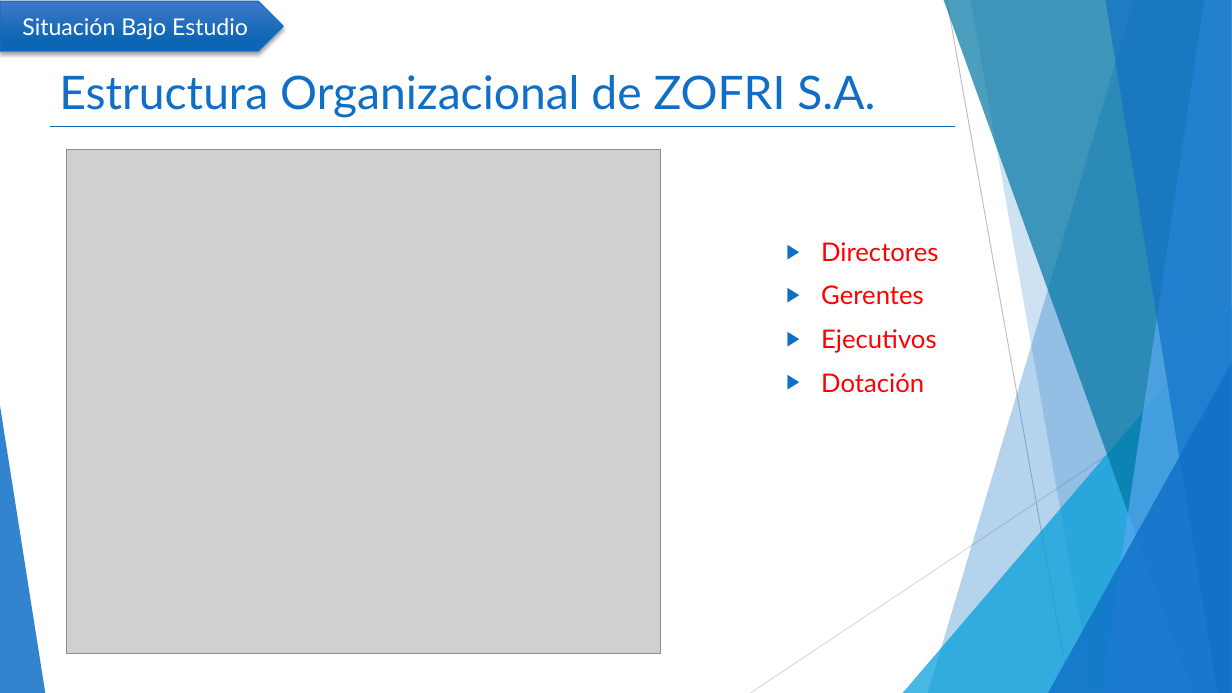
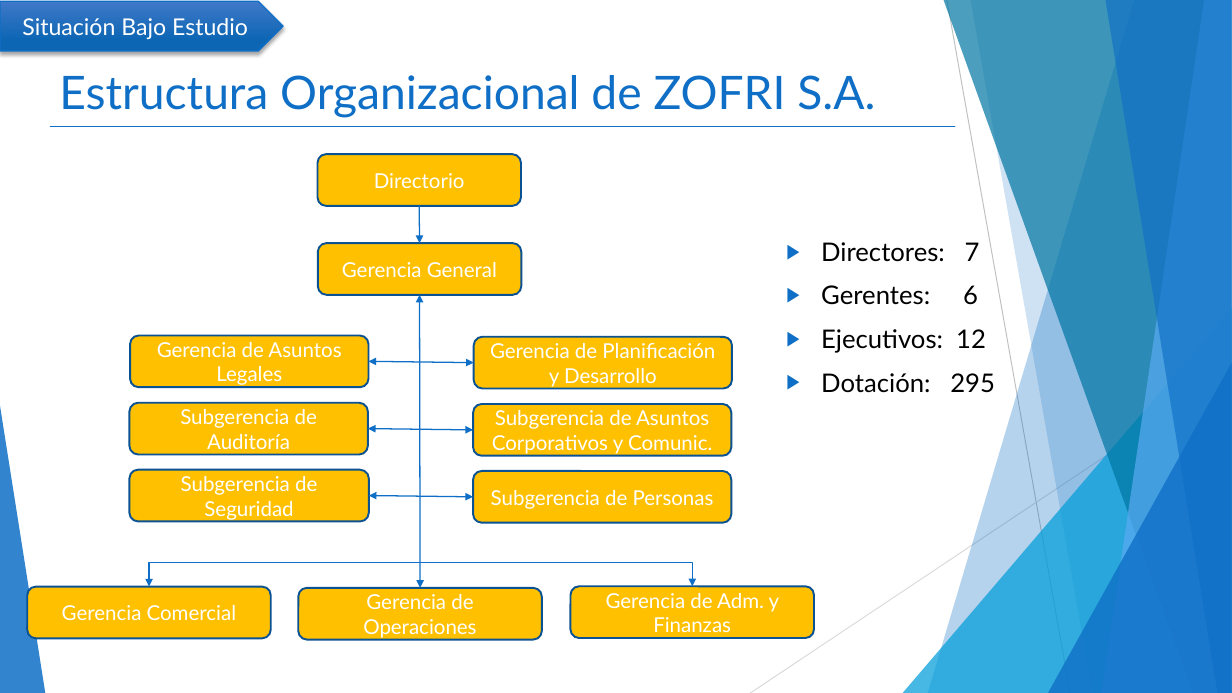
Before and after one commit to mcamara75/tituloUnap, a slide deck: slide 7 of 2018/TT IQQ 2018 Camara y Garay.pptx (slide 5 before the commit). Drawn at 1232x693 pixels with LibreOffice and Linux fonts; fonts in the diff are those of the drawing; grey boxes stand for pictures. Boxes give left, top, right and bottom in pixels: in the first picture for what was removed or moved away, otherwise in the second. Text is boxed around its words. In the diff, an @@ line names an element or a change of style, - is before the commit and + after.

```diff
--- a/2018/TT IQQ 2018 Camara y Garay.pptx
+++ b/2018/TT IQQ 2018 Camara y Garay.pptx
@@ picture removed at [67, 149, 661, 653] @@
@@ rounded rectangle added at [318, 154, 521, 206], fill #FFC000, outline #0B5292 1.5 pt, 16 pt, text #FFFFFF @@
+Directorio
@@ arrow added from (420, 206) to (420, 243), #0F6FC6 1 pt @@
@@ rounded rectangle added at [318, 243, 521, 295], fill #FFC000, outline #0B5292 1.5 pt, 16 pt, text #FFFFFF @@
+Gerencia General
@@ text at [821, 242, 995, 393]: text changed; text colour #FF0000 to #000000 @@
-▶ Directores
-▶ Gerentes
-▶ Ejecutivos
-▶ Dotación
+▶ Directores: 7
+▶ Gerentes: 6
+▶ Ejecutivos: 12
+▶ Dotación: 295
@@ double arrow added from (420, 295) to (421, 588), #0F6FC6 1 pt @@
@@ rounded rectangle added at [130, 335, 369, 387], fill #FFC000, outline #0B5292 1.5 pt, 16 pt, text #FFFFFF @@
+Gerencia de Asuntos Legales
@@ rounded rectangle added at [474, 336, 732, 388], fill #FFC000, outline #0B5292 1.5 pt, 16 pt, text #FFFFFF @@
+Gerencia de Planificación y Desarrollo
@@ double arrow added from (369, 361) to (474, 362), #0F6FC6 1 pt @@
@@ rounded rectangle added at [129, 403, 368, 455], fill #FFC000, outline #0B5292 1.5 pt, 16 pt, text #FFFFFF @@
+Subgerencia de Auditoría
@@ rounded rectangle added at [473, 404, 731, 456], fill #FFC000, outline #0B5292 1.5 pt, 16 pt, text #FFFFFF @@
+Subgerencia de Asuntos Corporativos y Comunic.
@@ double arrow added from (368, 429) to (473, 430), #0F6FC6 1 pt @@
@@ rounded rectangle added at [129, 470, 369, 521], fill #FFC000, outline #0B5292 1.5 pt, 16 pt, text #FFFFFF @@
+Subgerencia de Seguridad
@@ rounded rectangle added at [473, 471, 731, 523], fill #FFC000, outline #0B5292 1.5 pt, 16 pt, text #FFFFFF @@
+Subgerencia de Personas
@@ double arrow added from (369, 495) to (473, 497), #0F6FC6 1 pt @@
@@ elbow double arrow added from (149, 587) to (692, 587), #0F6FC6 1 pt @@
@@ rounded rectangle added at [28, 587, 272, 639], fill #FFC000, outline #0B5292 1.5 pt, 16 pt, text #FFFFFF @@
+Gerencia Comercial
@@ rounded rectangle added at [299, 588, 543, 640], fill #FFC000, outline #0B5292 1.5 pt, 16 pt, text #FFFFFF @@
+Gerencia de Operaciones
@@ rounded rectangle added at [570, 587, 814, 639], fill #FFC000, outline #0B5292 1.5 pt, 16 pt, text #FFFFFF @@
+Gerencia de Adm. y Finanzas
```
Also in this commit, not shown: 1 other slide changed, 2 slides added, 3 other files.
